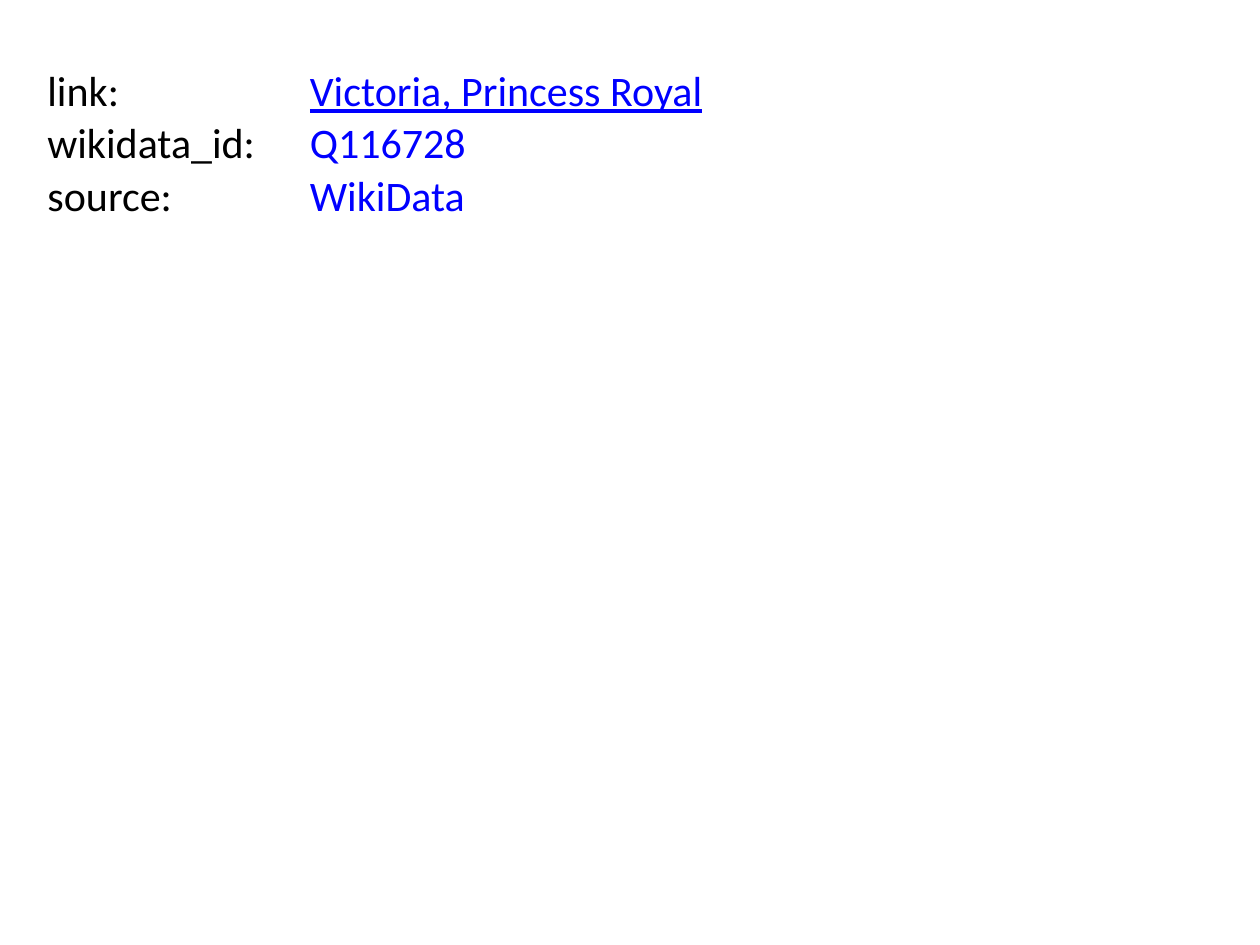
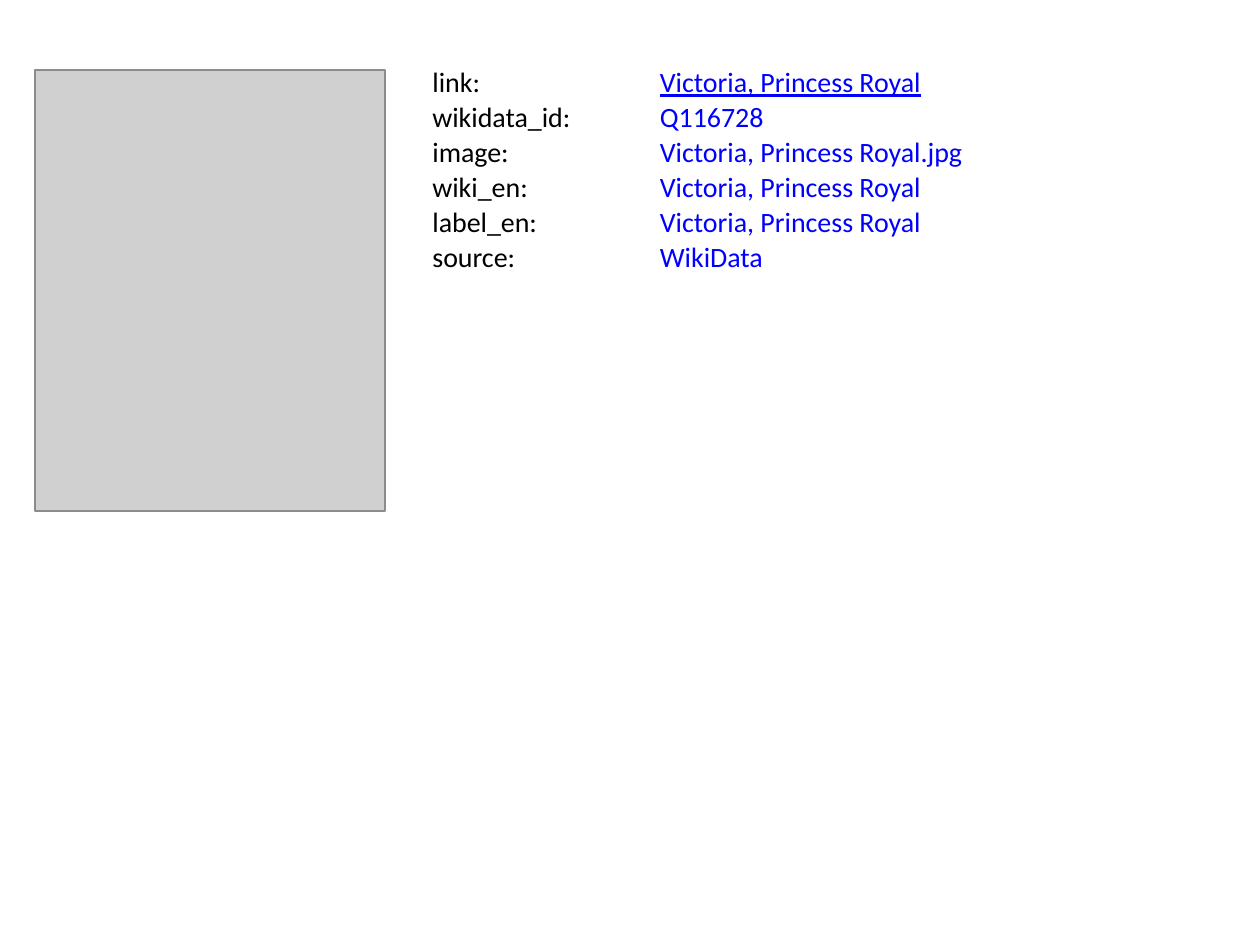
Before and after one commit to BITPlan/com.bitplan.simplegraph, a slide deck: slide 2 of QueenVictoria.pptx. Drawn at 1260x945 pixels with LibreOffice and Linux fonts; fonts in the diff are those of the drawing; grey boxes stand for pictures. Boxes give left, top, right and bottom in pixels: in the first picture for what was removed or moved away, otherwise in the second. Text is boxed around its words. In the diff, an @@ line names an element or a change of style, - is before the commit and + after.

```diff
--- a/QueenVictoria.pptx
+++ b/QueenVictoria.pptx
@@ text "link:": place and size @@
-text "link:" at box(47, 76, 119, 107)
+text "link:" at box(432, 72, 480, 92)
@@ text "Victoria, Princess Royal": place and size @@
-text "Victoria, Princess Royal" at box(310, 76, 702, 113)
+text "Victoria, Princess Royal" at box(660, 212, 920, 237)
@@ picture added at box(35, 71, 386, 512) @@
@@ text "wikidata_id:": place and size @@
-text "wikidata_id:" at box(47, 128, 255, 164)
+text "wikidata_id:" at box(432, 107, 570, 131)
@@ text "Q116728": place and size @@
-text "Q116728" at box(310, 129, 466, 164)
+text "Q116728" at box(660, 108, 764, 131)
@@ text added at box(660, 72, 962, 167), 16 pt, text #0000FF @@
+Victoria, Princess Royal.jpg
@@ text added at box(432, 142, 508, 167), 16 pt, text #000000 @@
+image:
@@ text added at box(660, 142, 962, 167), 16 pt, text #0000FF @@
+Victoria, Princess Royal
@@ text added at box(432, 177, 537, 236), 16 pt, text #000000 @@
+wiki_en:
@@ text added at box(432, 177, 527, 201), 16 pt, text #000000 @@
+label_en:
@@ text added at box(660, 177, 920, 202), 16 pt, text #0000FF @@
+Victoria, Princess Royal
@@ size 24 to 16 pt in 6 elements at box(660, 212, 920, 237), box(432, 72, 480, 92), box(660, 108, 764, 131), box(660, 247, 763, 268), box(432, 107, 570, 131), box(432, 253, 515, 268) @@
@@ text "source:": place and size @@
-text "source:" at box(47, 190, 171, 212)
+text "source:" at box(432, 253, 515, 268)
@@ text "WikiData": place and size @@
-text "WikiData" at box(310, 181, 465, 212)
+text "WikiData" at box(660, 247, 763, 268)
```
Also in this commit, not shown: 9 other slides changed, 7 other files.
